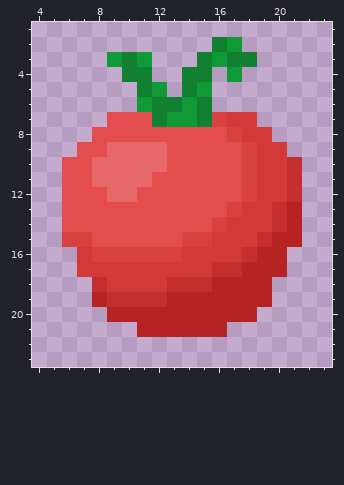
Pixel-art sprite -- Design/Apple/Apple.png. This is how it looked before the edit.
The file is 30x30 pixels. Colours within 5 levels of each other are drawn and written as one. Shown: x 4..23, y 1..23.
Once edited:
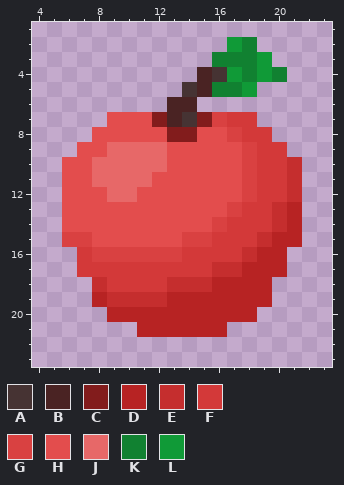
Palette (. is transparent): A #463333  B #4a2323  C #821c1c  D #b72323  E #c52e2e  F #d33939  G #d94141  H #e34d4d  J #e76868  K #118131  L #109a37
Change:
y 2: x 16 K -> .; x 18 . -> K
y 3: x 9..11 LKL -> ...; x 15..16 KL -> .K; x 19 . -> L
y 4: x 10..11 KK -> ..; x 14..16 KK. -> .BA; x 18..20 ... -> KLK
y 5: x 11..12 KL -> ..; x 14..18 KL... -> ABKKL
y 6: x 11..15 LKKLK -> ..BB.
y 7: x 12..15 KLLK -> CBAC
y 8: x 13..14 HH -> CC
